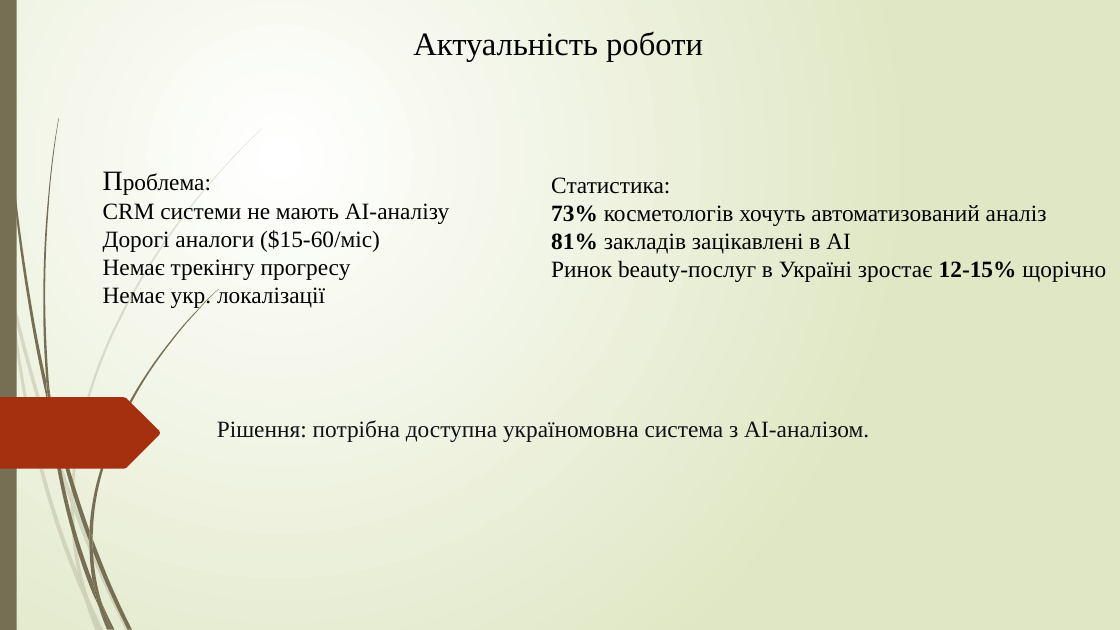
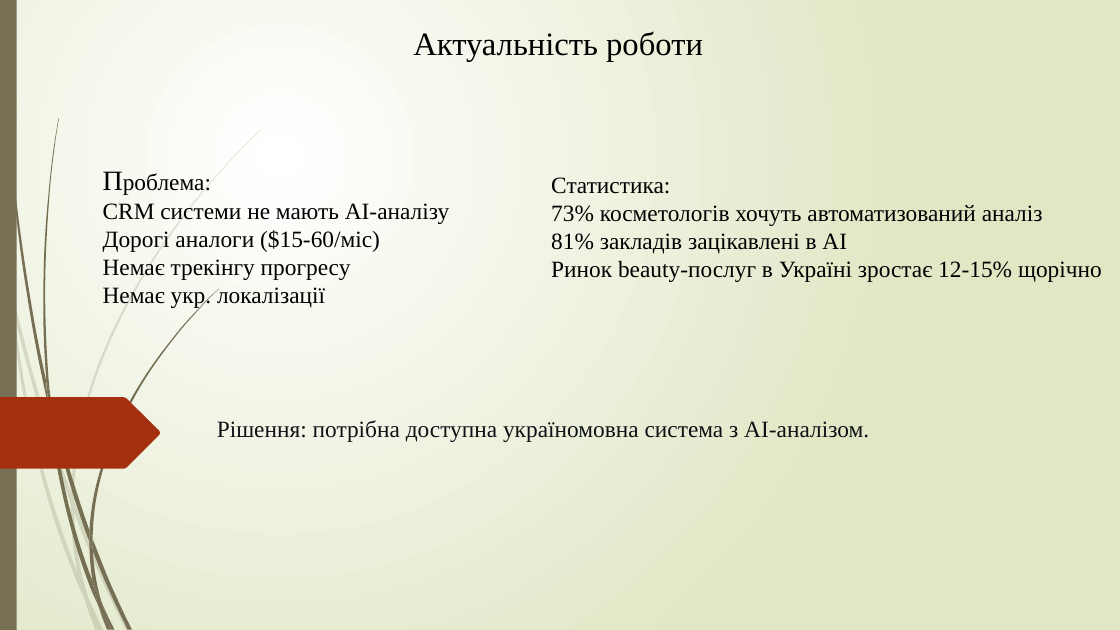
Before and after one commit to NureSheikoAndrii/2026_kkp-project, a slide deck: slide 3 of 2026_Б_ПІ_ПЗПІ-23-7_Шейко_А_О.pptx. Drawn at 1120x630 pixels with LibreOffice and Linux fonts; fonts in the diff are those of the drawing. Boxes give left, top, right and bottom in pixels: in the first picture for what was removed or moved away, otherwise in the second. Text is boxed around its words. In the diff, an @@ line names an element or a change of style, - is before the commit and + after.

```diff
--- a/2026_Б_ПІ_ПЗПІ-23-7_Шейко_А_О.pptx
+++ b/2026_Б_ПІ_ПЗПІ-23-7_Шейко_А_О.pptx
@@ text at box(551, 205, 1102, 282): bold off in "73%", "81%", "12-15%" @@
```
Also in this commit, not shown: 3 other slides changed.
